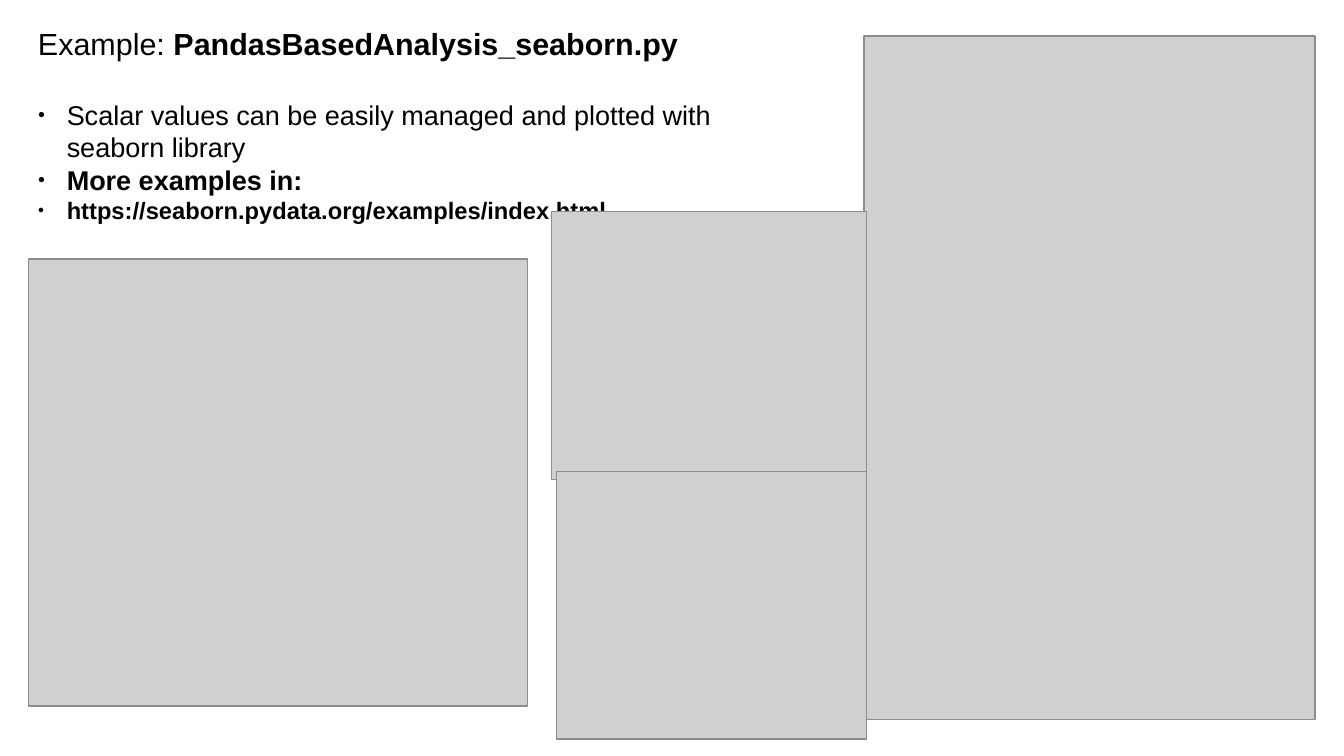
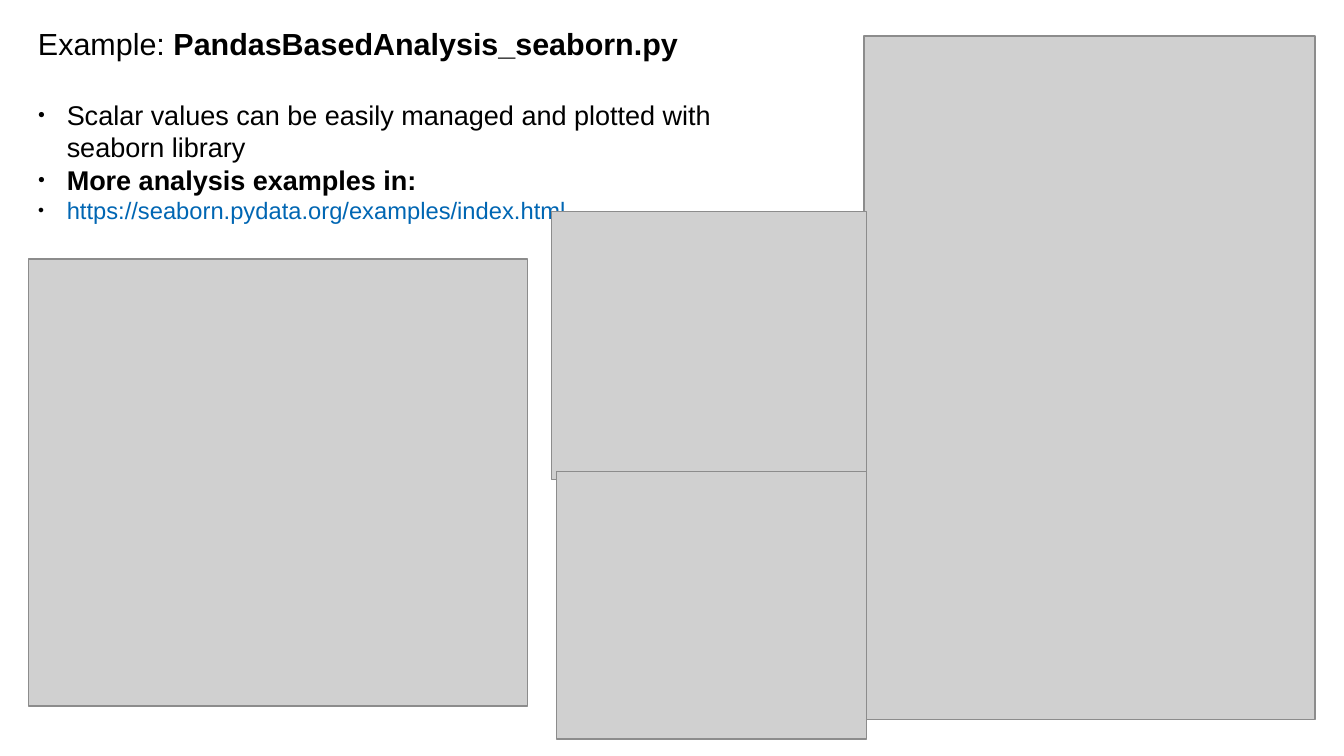
Before and after one commit to aguimera/PyGFETdb, a slide deck: slide 4 of Examples/Examples_doc.odp. Drawn at 1344x756 pixels with LibreOffice and Linux fonts; fonts in the diff are those of the drawing; grey boxes stand for pictures. Boxes give left, top, right and bottom in pixels: in the first picture for what was removed or moved away, otherwise in the second. Text is boxed around its words. In the diff, an @@ line names an element or a change of style, - is before the commit and + after.

Commit message:
add examples

```diff
--- a/Examples/Examples_doc.odp
+++ b/Examples/Examples_doc.odp
@@ text at [67, 170, 416, 195]: text changed @@
-● More examples in:
+● More analysis examples in:
@@ text at [67, 201, 566, 224]: text colour #000000 to #0066B3, bold off in "https://seaborn.pydata.org/examples/index.html" @@
```
Also in this commit, not shown: 4 slides added, 4 other files.
